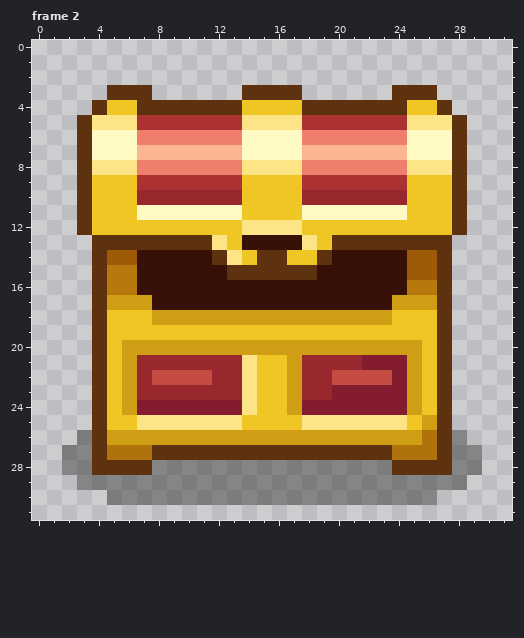
Pixel-art file: _Data/Gameplay/TreasureBox.aseprite. Above, as it was before the edit.
32x32 pixels, 2 frames. Colours within 5 levels of each other are drawn and written as one. Shown: frame 2.
After:
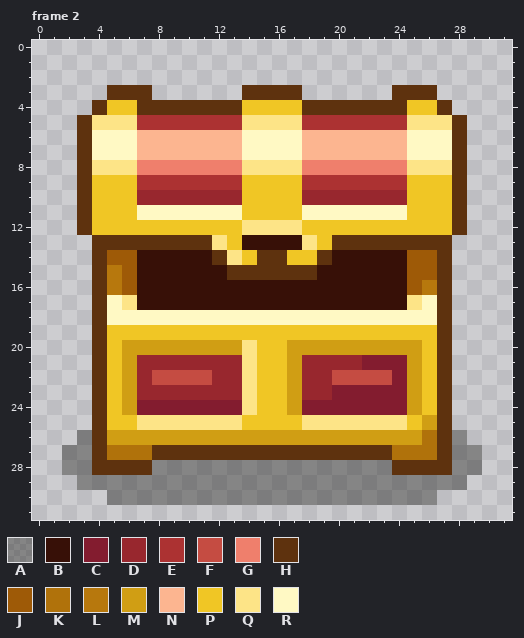
Palette (. is transparent): A #2b2b2872  B #371007  C #831c2f  D #98272e  E #ac3232  F #c54c42  G #ef7f6c  H #5e320e  J #9e5a07  K #b0720b  L #b7780d  M #d09e14  N #fcb590  P #f0c625  Q #fde487  R #fff9c4
Changes in this commit:
Frame 2, layer "Layer 1":
y 6: x 7..13 GGGGGGG -> NNNNNNN; x 18..24 GGGGGGG -> NNNNNNN
y 15: x 6 L -> J
y 16: x 6 L -> J; x 25 L -> J
y 17: x 5..7 MMM -> RQB; x 24..26 MMM -> BQR
y 18: x 5..26 PPPMMMMMMMMMMMMMMMMPPP -> RRRRRRRRRRRRRRRRRRRRRR
y 20: x 14..16 MMM -> QPP
Boxes around the changes in both pictures, in picture pixels (x1, y1, x2, y2):
changed: (137, 130, 242, 145)
changed: (302, 130, 407, 145)
changed: (107, 265, 437, 355)
